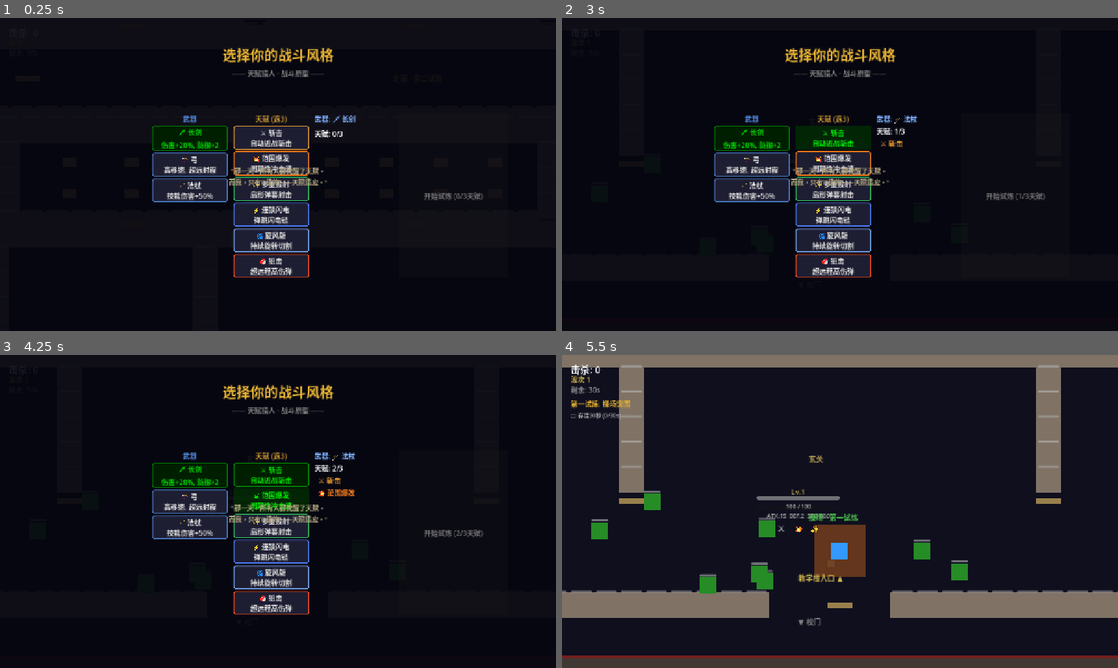
Above: before the commit, frames 1-4 (two rows, left to right).
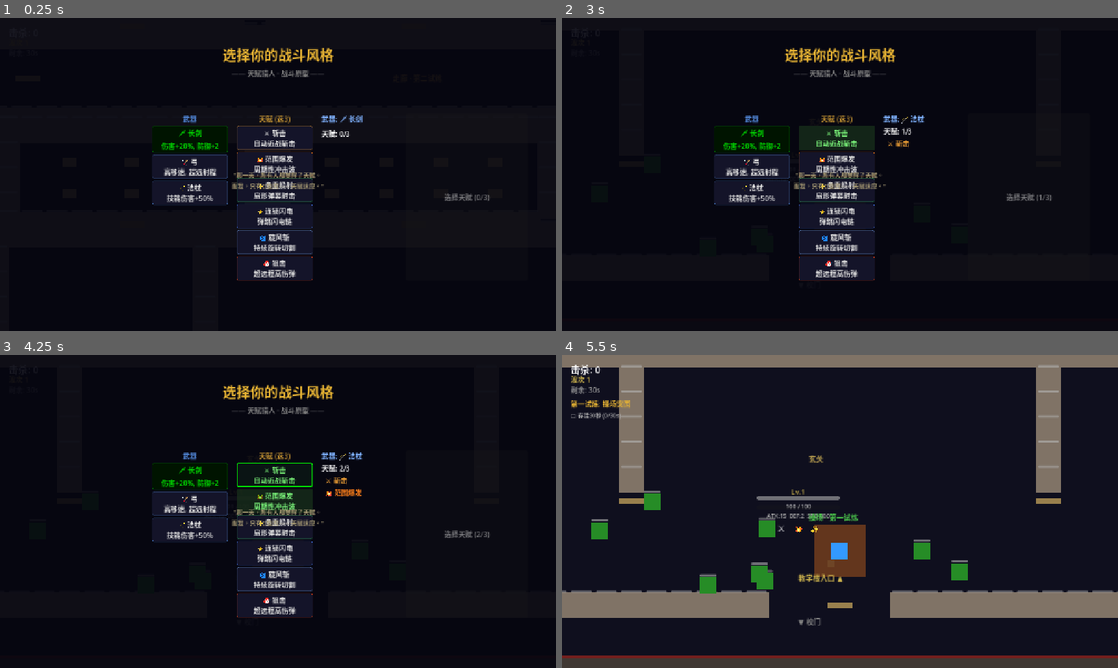
Above: after the commit, the same moments.

Repository: HenruiC/Starforge
Game: Godot game, scene res://scenes/main.tscn
The game is run twice, just before and just after one commit, with the same random seed, the same clock (stepped at 60 frames per second) and the same inputs.
Inputs:
- Up to frame 1 (0.25 s): no input
- Up to frame 2 (3 s): click "🗡 长剑 伤害+20%, 防御+2" at 0.5 s; click "🏹 弓 高移速, 超远射程" at 1.25 s; click "🪄 法杖 技能伤害+50%" at 2 s; click "⚔ 斩击 自动近战斩击" at 2.75 s
- Up to frame 3 (4.25 s): click "💥 范围爆发 周期性冲击波" at 3.5 s
- Up to frame 4 (5.5 s): click "✨ 多重投射 扇形弹幕射击" at 4.25 s; click "开始试炼 (3/3天赋)" (after the commit: "踏入试炼") at 5 s

The runs differ from the first frame. In frame 1, 5.4% of the frame differs, in the area x 27-88%, y 31-84%; in frame 2, 5.5%; in frame 3, 5.6%; in frame 4, nothing differs.

Commit message:
fix: 杨奇监修 — 叙事重叠修复 + 选择界面视觉重构
- 叙事: get_node_or_null检查避免重复创建重叠Label
- 按钮: 深色基底+细边框+内边距, 选中绿色2px边框
- 确认按钮: 暗金配色 "踏入试炼", 选满3天赋绿色边框
- 区间距: 20px留白(杨奇: "留白是最高级的奢侈")

杨奇·美术总监 已入队 (art-director.md)

Co-Authored-By: Claude Opus 4.7 <noreply@anthropic.com>

Diff:
--- a/scripts/game_manager.gd
+++ b/scripts/game_manager.gd
@@ -63,14 +63,19 @@
 	_is_paused = true
 	$"../HUDLayer".process_mode = Node.PROCESS_MODE_ALWAYS
 
+	# 移除旧的叙事文本避免重叠
+	var old_n := $"../HUDLayer/CharSelect".get_node_or_null("Narrative")
+	if old_n: old_n.queue_free()
+
 	var narrative := Label.new()
+	narrative.name = "Narrative"
 	narrative.text = "\"那一天，所有人都觉醒了天赋。\n而我，只有D级的——天赋适应。\""
 	narrative.horizontal_alignment = HORIZONTAL_ALIGNMENT_CENTER
-	narrative.add_theme_font_size_override("font_size", 15)
-	narrative.add_theme_color_override("font_color", Color(0.7, 0.65, 0.5, 1.0))
+	narrative.add_theme_font_size_override("font_size", 14)
+	narrative.add_theme_color_override("font_color", Color(0.65, 0.6, 0.45, 1.0))
 	narrative.anchor_left = 0.5; narrative.anchor_right = 0.5
-	narrative.offset_left = -300; narrative.offset_top = 340
-	narrative.offset_right = 300; narrative.offset_bottom = 380
+	narrative.offset_left = -300; narrative.offset_top = 350
+	narrative.offset_right = 300; narrative.offset_bottom = 395
 	$"../HUDLayer/CharSelect".add_child(narrative)
 
 	for child in char_select_buttons.get_children():
@@ -80,8 +85,9 @@
 	sel_talents.clear()
 	talent_btns.clear()
 
+	# 杨奇: 留白是最高级的奢侈 — 加大区间距
 	var root := HBoxContainer.new()
-	root.add_theme_constant_override("separation", 12)
+	root.add_theme_constant_override("separation", 20)
 	root.alignment = BoxContainer.ALIGNMENT_CENTER
 	char_select_buttons.add_child(root)
 
@@ -110,8 +116,19 @@
 	root.add_child(preview_vbox)
 
 	confirm_btn = Button.new()
-	confirm_btn.text = "开始试炼 (需选3天赋)"
-	confirm_btn.custom_minimum_size = Vector2(250, 45)
+	confirm_btn.text = "踏入试炼"
+	confirm_btn.custom_minimum_size = Vector2(280, 48)
+	var cs := StyleBoxFlat.new()
+	cs.bg_color = Color(0.15, 0.1, 0.02, 1.0)
+	cs.border_width_left = 2; cs.border_width_right = 2
+	cs.border_width_top = 2; cs.border_width_bottom = 2
+	cs.border_color = Color(0.8, 0.6, 0.1, 0.6)
+	cs.corner_radius_top_left = 4; cs.corner_radius_top_right = 4
+	cs.corner_radius_bottom_left = 4; cs.corner_radius_bottom_right = 4
+	cs.content_margin_left = 12; cs.content_margin_right = 12
+	confirm_btn.add_theme_stylebox_override("normal", cs)
+	confirm_btn.add_theme_color_override("font_color", Color(0.9, 0.7, 0.2, 1.0))
+	confirm_btn.add_theme_font_size_override("font_size", 16)
 	confirm_btn.pressed.connect(_try_start)
 	char_select_buttons.add_child(confirm_btn)
 	_refresh_preview()
@@ -135,20 +152,32 @@
 
 func _mk_style(c: Color) -> StyleBoxFlat:
 	var s := StyleBoxFlat.new()
-	s.bg_color = Color(0.12, 0.12, 0.2, 1.0)
-	s.border_width_left = 2; s.border_width_right = 2
-	s.border_width_top = 2; s.border_width_bottom = 2
-	s.border_color = c
-	s.corner_radius_top_left = 6; s.corner_radius_top_right = 6
-	s.corner_radius_bottom_left = 6; s.corner_radius_bottom_right = 6
+	s.bg_color = Color(0.08, 0.08, 0.16, 1.0)
+	s.border_width_left = 1; s.border_width_right = 1
+	s.border_width_top = 1; s.border_width_bottom = 1
+	s.border_color = Color(c.r, c.g, c.b, 0.3)
+	s.corner_radius_top_left = 4; s.corner_radius_top_right = 4
+	s.corner_radius_bottom_left = 4; s.corner_radius_bottom_right = 4
+	s.content_margin_left = 6; s.content_margin_right = 6
+	s.content_margin_top = 4; s.content_margin_bottom = 4
 	return s
 
 func _toggle_talent(key: String, btn: Button) -> void:
 	if key in sel_talents:
-		sel_talents.erase(key); btn.modulate = Color.WHITE
+		sel_talents.erase(key)
+		btn.modulate = Color.WHITE
+		var s := _mk_style(SkillManager.TALENT_POOL[key]["color"])
+		btn.add_theme_stylebox_override("normal", s)
 	else:
 		if sel_talents.size() >= 3: return
-		sel_talents.append(key); btn.modulate = Color.GREEN
+		sel_talents.append(key)
+		btn.modulate = Color(0.5, 1.0, 0.5, 1.0)
+		# 选中高亮边框
+		var h := _mk_style(SkillManager.TALENT_POOL[key]["color"])
+		h.border_color = Color.GREEN
+		h.border_width_left = 2; h.border_width_right = 2
+		h.border_width_top = 2; h.border_width_bottom = 2
+		btn.add_theme_stylebox_override("normal", h)
 	_refresh_preview()
 
 func _refresh_preview() -> void:
@@ -167,8 +196,13 @@
 		l.add_theme_color_override("font_color", td["color"])
 		preview_vbox.add_child(l)
 	if confirm_btn:
-		confirm_btn.text = "开始试炼 (%d/3天赋)" % sel_talents.size()
-		confirm_btn.disabled = sel_talents.size() != 3
+		var ready := sel_talents.size() == 3
+		confirm_btn.text = "踏入试炼" if ready else "选择天赋 (%d/3)" % sel_talents.size()
+		confirm_btn.disabled = not ready
+		if ready:
+			var cs2 := confirm_btn.get_theme_stylebox("normal", "").duplicate() as StyleBoxFlat
+			cs2.border_color = Color.GREEN
+			confirm_btn.add_theme_stylebox_override("normal", cs2)
 
 func _try_start() -> void:
 	if sel_talents.size() != 3: return
